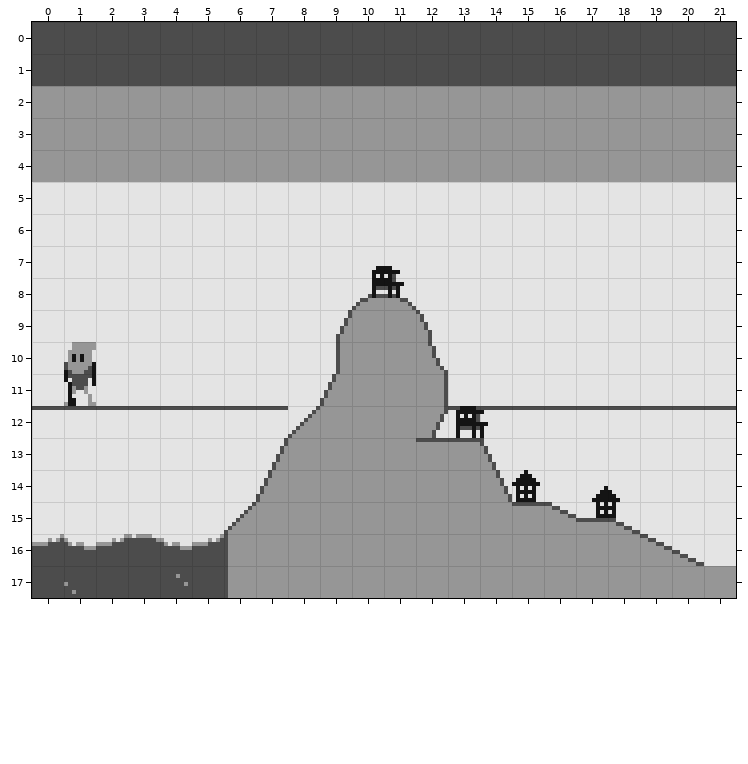
One commit to this Tiled map: src/res/map/e1m2.tmx. Above: the version before the commit.
Cells are 8x8 px. Shown: x 0..21, y 0..17.
And afterwards:
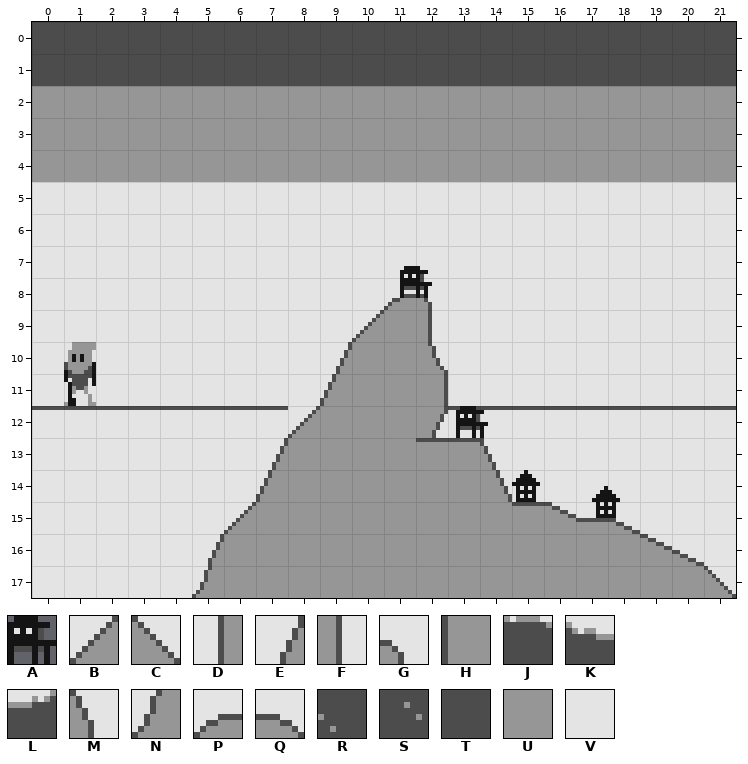
Key: from "buildings": A 3 flipped left-right; from "terrain": B 5, C 6, D 7, E 8, F 10, G 15, H 23, J 37, K 38, L 39, M 44, N 57, P 74, Q 75, R 93, S 109, T 125, U 126, V 127.
_ is an empty cell.
Objects are placed by their top-left corner, in cells (3,4 is the top-left corner of cell 3,4); size is 1x1 cell unless given.
Author's note on the commit: e1m2: Remove water and make cliff more cliffy
The edit:
Layer "terrain":
The edit turns tile U into tile B in row 9 at x 10.
The edit turns tile U into tile C in row 17 at x 21.
The edit turns tile D into tile E in row 10 at x 9.
The edit turns tile L into tile E in row 16 at x 5.
The edit turns tile M into tile F in row 9 at x 12.
The edit turns tile V into tile G in row 8 at x 12.
The edit turns tile T into tile N in row 17 at x 5.
The edit turns tile Q into tile P in row 8 at x 11.
The edit turns tile H into tile U in rows 16 to 17 at x 6.
The edit turns tile E into tile V in row 9 at x 9.
The edit turns tile J into tile V in row 16 at x 3.
The edit turns tile K into tile V in row 16 at x 1 and 4.
The edit turns tile L into tile V in row 16 at x 0 and 2.
The edit turns tile P into tile V in row 8 at x 10.
The edit turns tile R into tile V in row 17 at x 1.
The edit turns tile S into tile V in row 17 at x 4.
The edit turns tile T into tile V in row 17 at x 0 and 2 to 3.
Layer "things":
Object A at 10.6,7.6 becomes A at 11.5,7.6.
Boxes around the changes in both pictures, in picture pixels (x1, y1, x2, y2):
changed: (336, 266, 432, 366)
changed: (32, 534, 228, 598)
changed: (704, 566, 736, 598)
